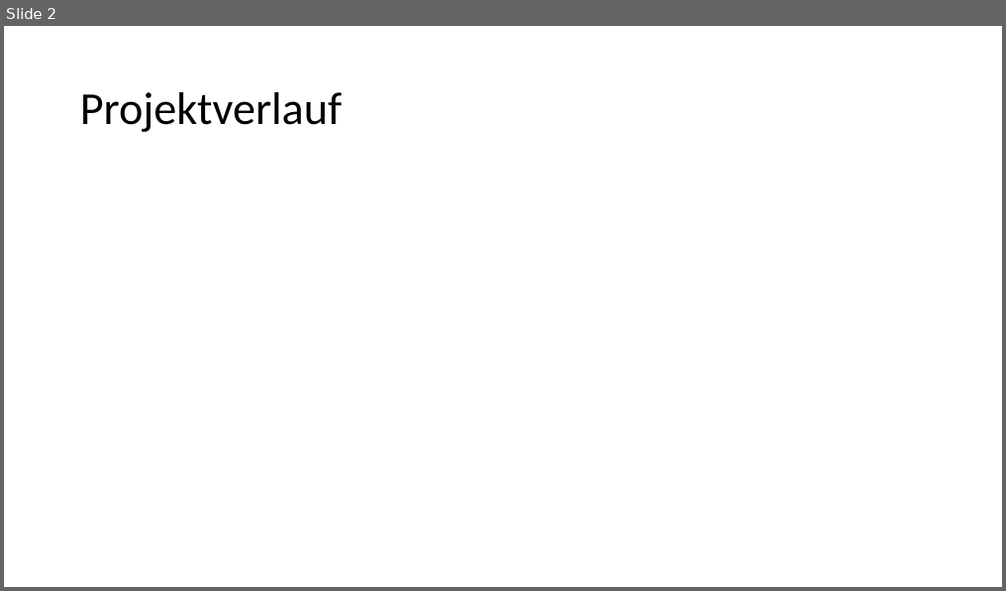
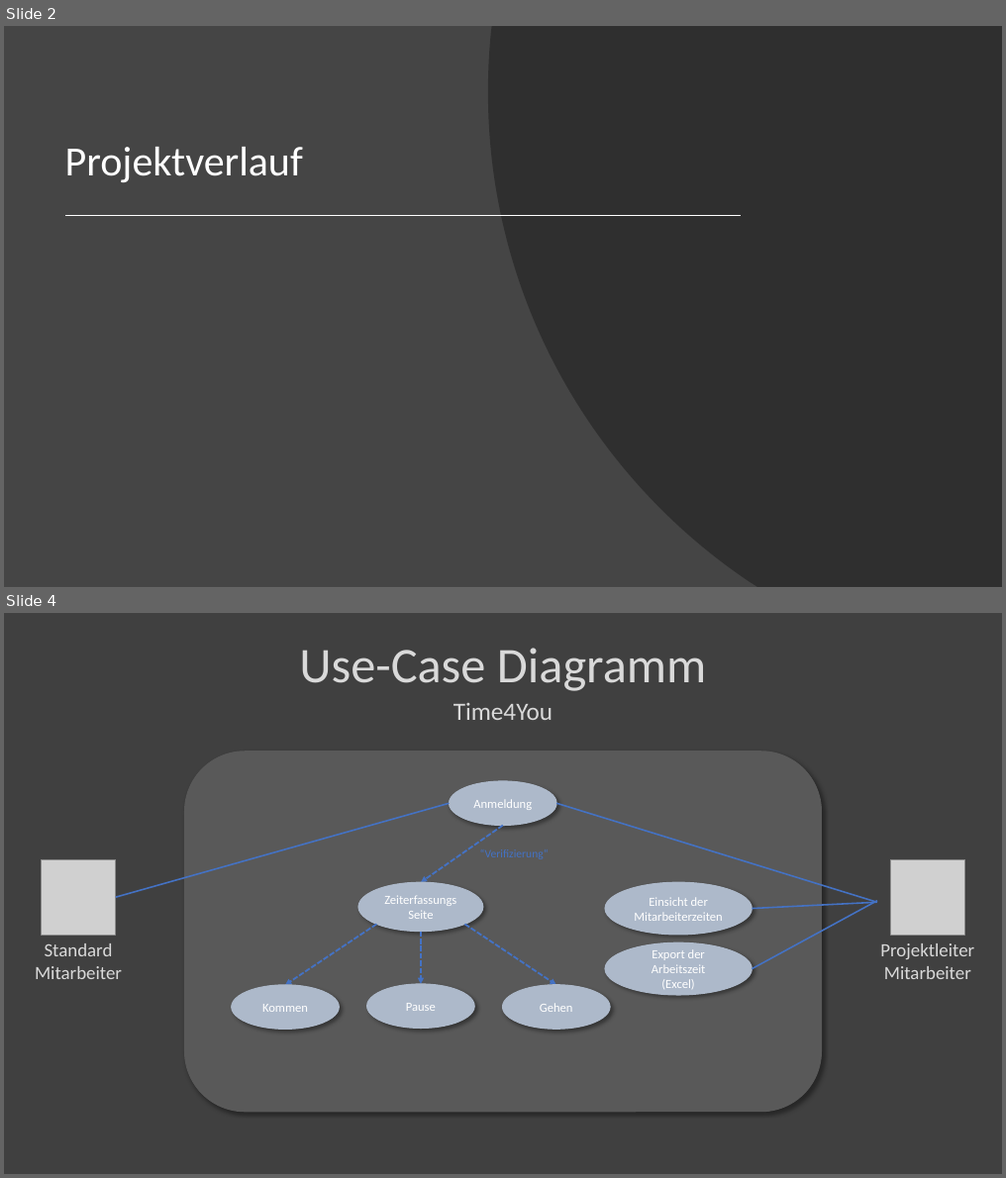
Before and after one commit to franjofranjic/Modul_306, a slide deck: Unterlagen/8_Präsentation/Präsentation_G6.pptx. Shown one above the other, each under a label of ours: slide 2 before the commit, slides 2 and 4 after it; the slides between them are not shown. The pictures are 1006x591 and 1006x1178 pixels, drawn with LibreOffice and Linux fonts; fonts in the diff are those of the drawing; grey boxes stand for pictures. Boxes give left, top, right and bottom in pixels: in the first picture for what was removed or moved away, otherwise in the second. Text is boxed around its words. In the diff, an @@ line names an element or a change of style, - is before the commit and + after.

```diff
--- a/Unterlagen/8_Präsentation/Präsentation_G6.pptx
+++ b/Unterlagen/8_Präsentation/Präsentation_G6.pptx
@@ slide 4 added at box(4, 613, 1002, 1174), background #404040 @@
@@ title added at box(299, 648, 706, 691), 48 pt, text #D9D9D9 @@
+Use-Case Diagramm
@@ subtitle added at box(453, 703, 552, 720), 24 pt, text #D9D9D9 @@
+Time4You
@@ rounded rectangle added at box(184, 752, 822, 1112), fill #595959, outline #595959 1 pt @@
@@ ellipse added at box(450, 781, 557, 826), fill #ADB9CA, outline #ADB9CA 1 pt, 12 pt, text #FFFFFF @@
+Anmeldung
@@ line added from (116, 897) to (450, 803), #4472C4 1.5 pt @@
@@ line added from (556, 803) to (877, 903), #4472C4 1.5 pt @@
@@ arrow added from (503, 826) to (421, 882), #4472C4 1.75 pt dashed @@
@@ picture added at box(41, 861, 116, 935) @@
@@ picture added at box(890, 861, 965, 935) @@
@@ ellipse added at box(358, 882, 483, 931), fill #ADB9CA, outline #ADB9CA 1 pt, 12 pt, text #FFFFFF @@
+Zeiterfassungs
+Seite
@@ ellipse added at box(605, 882, 751, 935), fill #ADB9CA, outline #ADB9CA 1 pt, 12 pt, text #FFFFFF @@
+Einsicht der Mitarbeiterzeiten
@@ line added from (751, 909) to (876, 903), #4472C4 1.5 pt @@
@@ line added from (751, 969) to (877, 901), #4472C4 1.5 pt @@
@@ arrow added from (377, 925) to (285, 985), #4472C4 1.75 pt dashed @@
@@ arrow added from (421, 931) to (421, 984), #4472C4 1.75 pt dashed @@
@@ arrow added from (465, 925) to (556, 985), #4472C4 1.75 pt dashed @@
@@ text added at box(35, 944, 122, 979), 18 pt, text #D9D9D9 @@
+Standard
+Mitarbeiter
@@ ellipse added at box(605, 943, 751, 995), fill #ADB9CA, outline #ADB9CA 1 pt, 12 pt, text #FFFFFF @@
+Export der Arbeitszeit (Excel)
@@ text added at box(880, 944, 974, 979), 18 pt, text #D9D9D9 @@
+Projektleiter
+Mitarbeiter
@@ ellipse added at box(232, 985, 340, 1029), fill #ADB9CA, outline #ADB9CA 1 pt, 12 pt, text #FFFFFF @@
+Kommen
@@ ellipse added at box(367, 984, 475, 1029), fill #ADB9CA, outline #ADB9CA 1 pt, 12 pt, text #FFFFFF @@
+Pause
@@ ellipse added at box(503, 985, 611, 1029), fill #ADB9CA, outline #ADB9CA 1 pt, 12 pt, text #FFFFFF @@
+Gehen
@@ slide 2 changed as well @@
@@ background #FFFFFF to #454545 @@
@@ freeform shape added at box(488, 26, 1002, 587), fill #262626 at 70% opacity @@
@@ title "Projektverlauf": place and size @@
-title "Projektverlauf" at box(80, 92, 342, 132)
+title "Projektverlauf" at box(65, 147, 303, 182)
@@ title "Projektverlauf" at box(65, 147, 303, 182): size 44 to 40 pt, text colour #000000 to #FFFFFF; vertical alignment middle to bottom @@
@@ line added from (67, 215) to (741, 215), #FFFFFF 1.5 pt @@
```
Also in this commit, not shown: 1 other slide changed, 5 other slides added, 2 slides removed, 28 other files.
